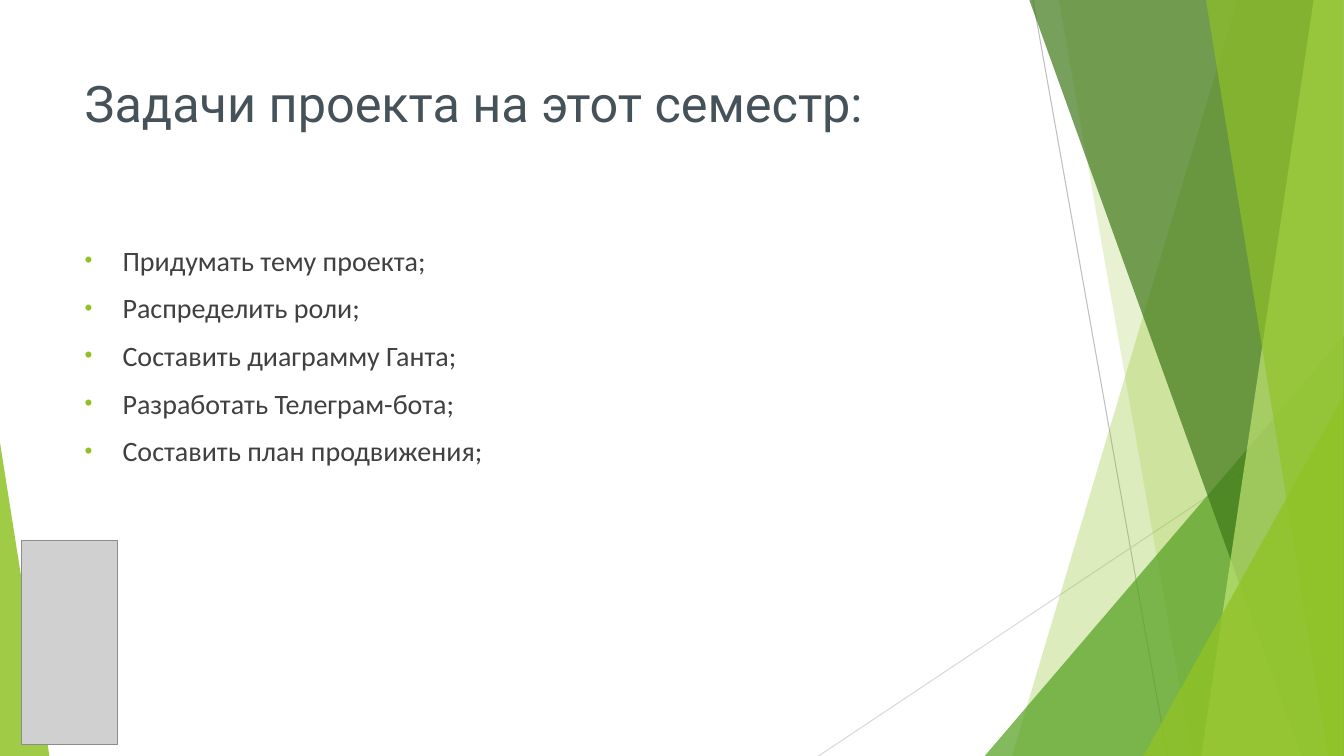
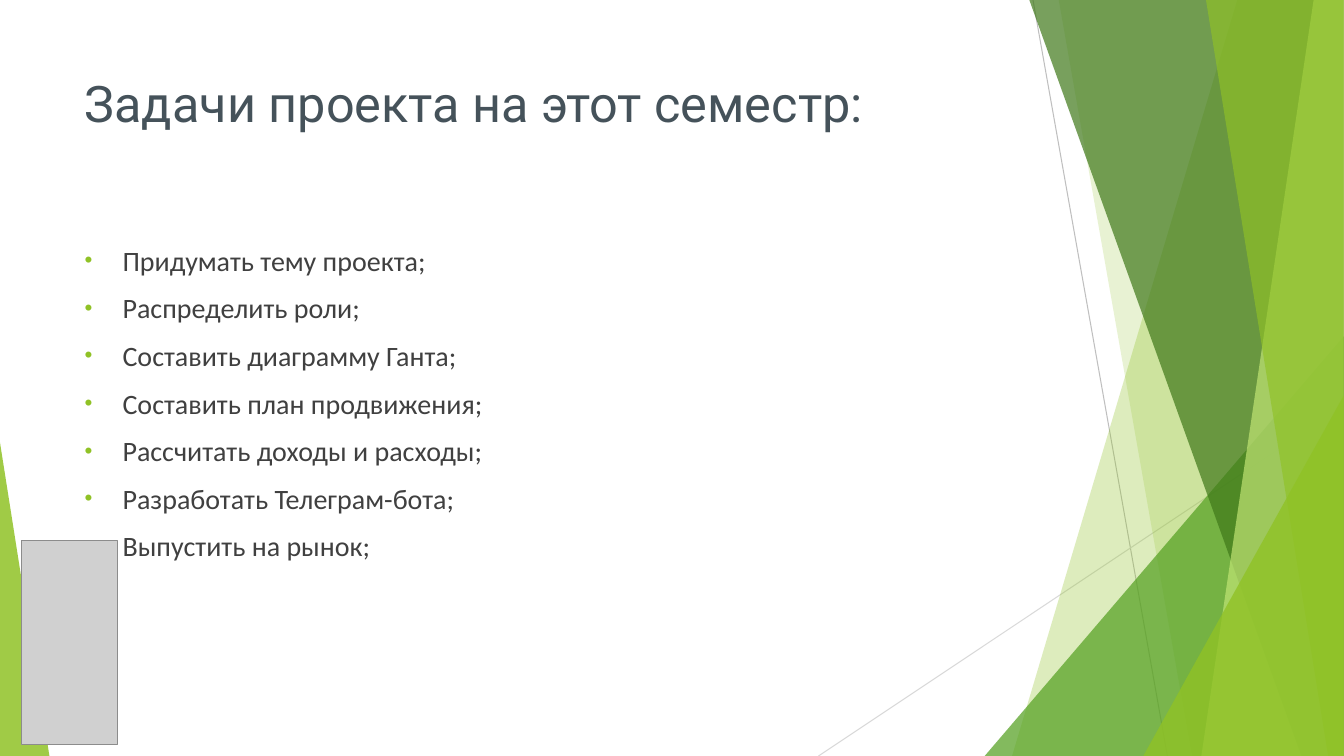
Before and after one commit to zlatopyst/DESING, a slide deck: slide 3 of doc/ProjectBot.pptx. Drawn at 1344x756 pixels with LibreOffice and Linux fonts; fonts in the diff are those of the drawing; grey boxes stand for pictures; background and template pictures are left out. Boxes give left, top, right and bottom in pixels: in the first picture for what was removed or moved away, otherwise in the second. Text is boxed around its words. In the diff, an @@ line names an element or a change of style, - is before the commit and + after.

```diff
--- a/doc/ProjectBot.pptx
+++ b/doc/ProjectBot.pptx
@@ text at (x1=123, y1=396, x2=483, y2=466): paragraphs added @@
+• Составить план продвижения;
+• Рассчитать доходы и расходы;
@@ text at (x1=123, y1=538, x2=371, y2=561): text changed @@
-• Составить план продвижения;
+• Выпустить на рынок;
```
